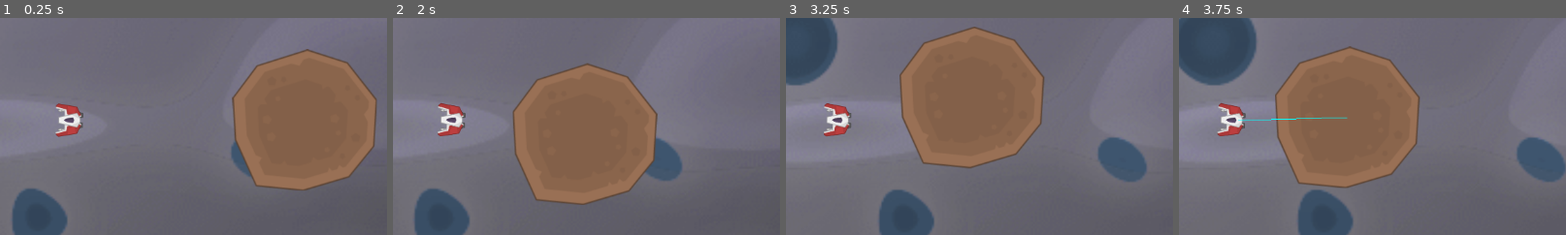
Above: before the commit, frames 1-4 (left to right).
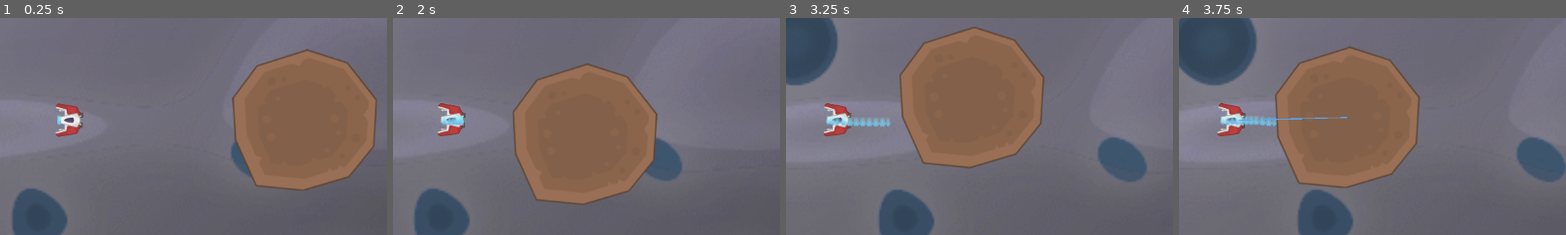
Above: after the commit, the same moments.

Repository: YoungRichShiner/SpaceDeliveryWorking
Game: Godot game, scene res://Scenes/Main.tscn
The game is run twice, just before and just after one commit, with the same random seed, the same clock (stepped at 60 frames per second) and the same inputs.
Inputs (mouse positions are % of the whole screen's width and height, from its top left):
- Up to frame 1 (0.25 s): no input
- Up to frame 2 (2 s): tap Enter (ui_accept) at 0.5, 0.77, 1.52 s; move the mouse to (72, 45) at 0.52 s; press the mouse at (72, 45) at 0.53 s; move the mouse to (30, 55) at 1.27 s; release the mouse at (30, 55) at 1.28 s; hold S (Reverse) from 1.28 s (still down); tap W (Go) at 1.35 s; click (30, 55) at 1.55 s
- Up to frame 3 (3.25 s): move the mouse to (60, 28) at 2.02 s; release S (Reverse) at 2.03 s; press the mouse at (60, 28) at 2.03 s; tap A (Turn L) at 2.1 s; move the mouse to (45, 70) at 2.77 s; release the mouse at (45, 70) at 2.78 s; tap D (Turn R) at 2.85 s; tap Enter (ui_accept) at 3.02 s; click (45, 70) at 3.05 s
- Up to frame 4 (3.75 s): move the mouse to (80, 65) at 3.52 s; press the mouse at (80, 65) at 3.53 s; hold S (Reverse) from 3.53 s (still down)
The pictures show only the part of the screen within x 41-91%, y 27-76%; the shares and areas given below are measured in that part.

The runs differ from the first frame. In frame 1, less than 0.1% of the frame differs, in the area x 14-16%, y 45-50%; in frame 2, 0.2%; in frame 3, 0.5%; in frame 4, 0.6%, in the area x 10-44%, y 45-50%.

Commit message:
Grapple Tension system

Diff:
--- a/make-space/Scenes/Main.tscn
+++ b/make-space/Scenes/Main.tscn
@@ -14,29 +14,29 @@
 
 [node name="Node2D" type="Node2D"]
 
-[node name="RigidBody2D" type="RigidBody2D" parent="."]
+[node name="Big Asteroid" type="RigidBody2D" parent="."]
 position = Vector2(700, 0)
 collision_layer = 2
 collision_mask = 3
 mass = 5.0
 
-[node name="Sprite2D" type="Sprite2D" parent="RigidBody2D"]
+[node name="Sprite2D" type="Sprite2D" parent="Big Asteroid"]
 scale = Vector2(2, 2)
 texture = ExtResource("1_lrghr")
 
-[node name="CollisionShape2D" type="CollisionShape2D" parent="RigidBody2D"]
+[node name="CollisionShape2D" type="CollisionShape2D" parent="Big Asteroid"]
 shape = SubResource("CircleShape2D_fsvun")
 
-[node name="RigidBody2D2" type="RigidBody2D" parent="."]
+[node name="Small Asteroid" type="RigidBody2D" parent="."]
 position = Vector2(400, 560)
 collision_layer = 2
 collision_mask = 3
 
-[node name="Sprite2D" type="Sprite2D" parent="RigidBody2D2"]
+[node name="Sprite2D" type="Sprite2D" parent="Small Asteroid"]
 scale = Vector2(1.5, 1.5)
 texture = ExtResource("1_lrghr")
 
-[node name="CollisionShape2D" type="CollisionShape2D" parent="RigidBody2D2"]
+[node name="CollisionShape2D" type="CollisionShape2D" parent="Small Asteroid"]
 shape = SubResource("CapsuleShape2D_e3234")
 
 [node name="PlayerShip" parent="." instance=ExtResource("2_yqy3r")]
--- a/make-space/Scenes/player_ship.tscn
+++ b/make-space/Scenes/player_ship.tscn
@@ -1,8 +1,13 @@
-[gd_scene load_steps=5 format=3 uid="uid://bna8iso4kf2yc"]
+[gd_scene load_steps=7 format=3 uid="uid://bna8iso4kf2yc"]
 
 [ext_resource type="Script" path="res://Scripts/rigid_body_2d.gd" id="1_223hb"]
 [ext_resource type="Script" path="res://Scripts/realgrapple_controller.gd" id="2_efd5e"]
 [ext_resource type="Texture2D" uid="uid://bp0lf6uqiyljj" path="res://Assets/spaceShips_008.png" id="2_sfwnb"]
+[ext_resource type="Texture2D" uid="uid://dtcqwlbcaekrl" path="res://Assets/spaceEffects_018.png" id="4_6knmo"]
+
+[sub_resource type="ParticleProcessMaterial" id="ParticleProcessMaterial_t2jkx"]
+particle_flag_disable_z = true
+gravity = Vector3(0, 0, 0)
 
 [sub_resource type="RectangleShape2D" id="RectangleShape2D_dyymp"]
 size = Vector2(99, 82)
@@ -33,6 +38,13 @@
 texture = ExtResource("2_sfwnb")
 flip_h = true
 
+[node name="GPUParticles2D" type="GPUParticles2D" parent="RigidBody2D/Sprite2D"]
+position = Vector2(0, 30)
+rotation = 1.5708
+amount = 20
+process_material = SubResource("ParticleProcessMaterial_t2jkx")
+texture = ExtResource("4_6knmo")
+
 [node name="CollisionShape2D" type="CollisionShape2D" parent="RigidBody2D"]
 rotation = 1.5708
 shape = SubResource("RectangleShape2D_dyymp")
--- a/make-space/Scripts/realgrapple_controller.gd
+++ b/make-space/Scripts/realgrapple_controller.gd
@@ -5,22 +5,50 @@
 @onready var HoldTimer := $Timer
 @onready var WhipBeam := $WhipBeam
 
+# Physics Parameters
 @export var flick_force := 700.0
 @export var rest_length := 0.0
 @export var stiffness := 80.0
 @export var damping := 45.0
 @export var hold_offset := 180.0
 @export var whip_origin_offset := 20.0
-@export var brake_strength := 12.0 # Damping for sideways/orbit motion
+@export var brake_strength := 12.0
+@export var min_distance := 60.0
+@export var push_strength := 500.0
+@export var max_release_speed := 800.0
+
+# Tension System
+@export var max_beam_tension := 20000.0
+@export var tension_decay_rate := 50.0
+@export var base_tension_multiplier := 0.2
 
 var hooked_object: RigidBody2D = null
 var is_holding := false
+var current_tension := 0.0
+var is_beam_at_risk := false
 
-func release_grapple():
+
+
+# # Releases hooked object with optional snap effects and velocity clamping
+func release_grapple(snap: bool = false):
+	if hooked_object:
+		#if snap:
+			#$SnapSound.play()
+			#$AnimationPlayer.play("beam_snap")
+
+		# Clamp release velocity
+		var current_speed = hooked_object.linear_velocity.length()
+		if current_speed > max_release_speed:
+			hooked_object.linear_velocity = hooked_object.linear_velocity.normalized() * max_release_speed
+
 	hooked_object = null
 	is_holding = false
 	WhipBeam.points = []
+	current_tension = 0.0
+	is_beam_at_risk = false
 
+
+# # Handles grapple button press/release with tap/hold distinction
 func _input(event):
 	if event.is_action_pressed("grapple"):
 		if GrappleRay.is_colliding():
@@ -29,6 +57,9 @@
 				hooked_object = obj
 				is_holding = true
 				HoldTimer.start()
+				current_tension = 0.0
+				is_beam_at_risk = false
+
 	if event.is_action_released("grapple"):
 		if hooked_object:
 			is_holding = false
@@ -37,64 +68,119 @@
 				hooked_object.apply_central_impulse(dir * flick_force)
 			release_grapple()
 
+
+# # Main physics loop: calculates forces, updates tension, and manages snapping
 func _physics_process(delta):
 	if hooked_object and is_holding:
 		if not is_instance_valid(hooked_object) or not hooked_object.get_parent():
 			release_grapple()
 			return
 
+		# Calculate all physics forces first
 		var hold_point = get_hold_point()
 		var obj_pos = hooked_object.position
+		var to_obj = obj_pos - ship.global_position
+		var current_dist = to_obj.length()
+		var shape = _get_object_shape(hooked_object)
+		var shape_radius = _get_shape_radius(shape) if shape else 0.0
+		var desired_dist = hold_offset + shape_radius
 
-		# --- Clamp hold point to minimum distance from ship ---
-		var min_distance = 60.0 # tweak as needed
-		var to_obj = obj_pos - ship.global_position
-		if to_obj.length() < min_distance:
-			hold_point = ship.global_position + to_obj.normalized() * min_distance
+		# Soft repulsion when too close
+		if current_dist < desired_dist:
+			var push_dir = to_obj.normalized()
+			var push_ratio = 1.0 - (current_dist / desired_dist)
+			var push_force = push_dir * push_ratio * push_strength
+			hooked_object.apply_central_force(push_force)
 
-		# --- Spring force toward hold point ---
+		# Spring force
 		var dir = (hold_point - obj_pos).normalized()
 		var dist = hold_point.distance_to(obj_pos)
-		var effective_stiffness = stiffness
+		var displacement = dist - rest_length
+		var spring_force = dir * (stiffness * displacement)
 
-
-
-		var displacement = dist - rest_length
-		var spring_force = dir * (effective_stiffness * displacement)
+		# Damping
 		var rel_vel = hooked_object.linear_velocity - ship.linear_velocity
 		var vel_along_dir = rel_vel.dot(dir)
 		var damping_force = -damping * vel_along_dir * dir
+
 		hooked_object.apply_central_force(spring_force + damping_force)
 
-
-
-		# --- Orbit brake: damp sideways velocity ---
+		# Orbit brake
 		var facing = Vector2.RIGHT.rotated(ship.rotation)
 		var tangent = Vector2(-facing.y, facing.x)
 		var side_vel = rel_vel.dot(tangent)
 		var brake_force = -tangent * side_vel * brake_strength
 		hooked_object.apply_central_force(brake_force)
 
+		# Calculate tension from movement forces only
+		var movement_force = Vector2.ZERO
+		if displacement > 0:  # Only count when stretching the beam
+			movement_force = spring_force
+
+		# Update tension (scaled by mass and force)
+		var tension_increase = (movement_force.length() * delta) * base_tension_multiplier
+		tension_increase *= hooked_object.mass  # Natural mass scaling
+		current_tension = min(current_tension + tension_increase, max_beam_tension)
+
+		# Update visuals
+		_update_beam_visuals()
+
+		# Check for snap
+		if current_tension >= max_beam_tension:
+			release_grapple(true)
+			return
+
 		# Whip visuals
-		if is_instance_valid(hooked_object):
-			var WhipOrigin = ship.global_position + Vector2.RIGHT.rotated(ship.rotation) * whip_origin_offset
-			WhipBeam.points = [WhipOrigin, hooked_object.global_position]
-		else:
-			release_grapple()
+		var WhipOrigin = ship.global_position + Vector2.RIGHT.rotated(ship.rotation) * whip_origin_offset
+		WhipBeam.points = [WhipOrigin, hooked_object.global_position]
 
 		if dist < 2.0 and hooked_object.linear_velocity.length() < 5.0:
 			hooked_object.linear_velocity = Vector2.ZERO
+	else:
+		# Gradually reduce tension when not holding
+		current_tension = max(current_tension - tension_decay_rate * delta, 0.0)
+		_update_beam_visuals()
 
 
+# # Updates whip color/width based on current tension (blue->red, pulsing at high tension)
+func _update_beam_visuals():
+	var tension_ratio = current_tension / max_beam_tension
+	WhipBeam.default_color = Color(
+		0.3 + tension_ratio * 0.7,  # R
+		0.7 - tension_ratio * 0.7,  # G
+		1.0 - tension_ratio * 0.7,  # B
+		1.0
+	)
 
+	# Pulsing effect at high tension
+	if tension_ratio > 0.7:
+		var pulse = 1.0 + sin(Time.get_ticks_msec() * 0.01) * 0.2
+		WhipBeam.width = 3.0 * pulse
+	else:
+		WhipBeam.width = 3.0
+
+
+# # Calculates ideal hold position accounting for object size and ship offset
 func get_hold_point() -> Vector2:
 	var offset = hold_offset
 	if hooked_object and is_instance_valid(hooked_object):
-		var shape_owner_count = hooked_object.get_shape_owners().size()
-		if shape_owner_count > 0:
-			var shape = hooked_object.shape_owner_get_shape(0, 0)
-			if shape is CircleShape2D:
-				offset += shape.radius
-			elif shape is RectangleShape2D:
-				offset += max(shape.extents.x, shape.extents.y)
+		var shape = _get_object_shape(hooked_object)
+		if shape:
+			offset += _get_shape_radius(shape)
 	return ship.global_position + Vector2.RIGHT.rotated(ship.rotation) * offset
+
+# # Helper: Gets the collision shape of a physics object
+func _get_object_shape(obj: RigidBody2D) -> Shape2D:
+	if obj.get_shape_owners().size() > 0:
+		return obj.shape_owner_get_shape(0, 0)
+	return null
+
+# # Helper: Calculates effective radius for different shape types
+func _get_shape_radius(shape: Shape2D) -> float:
+	if shape is CircleShape2D:
+		return shape.radius
+	elif shape is RectangleShape2D:
+		return max(shape.extents.x, shape.extents.y)
+	elif shape is CapsuleShape2D:
+		return shape.radius + (shape.height * 0.5)
+	return 0.0
